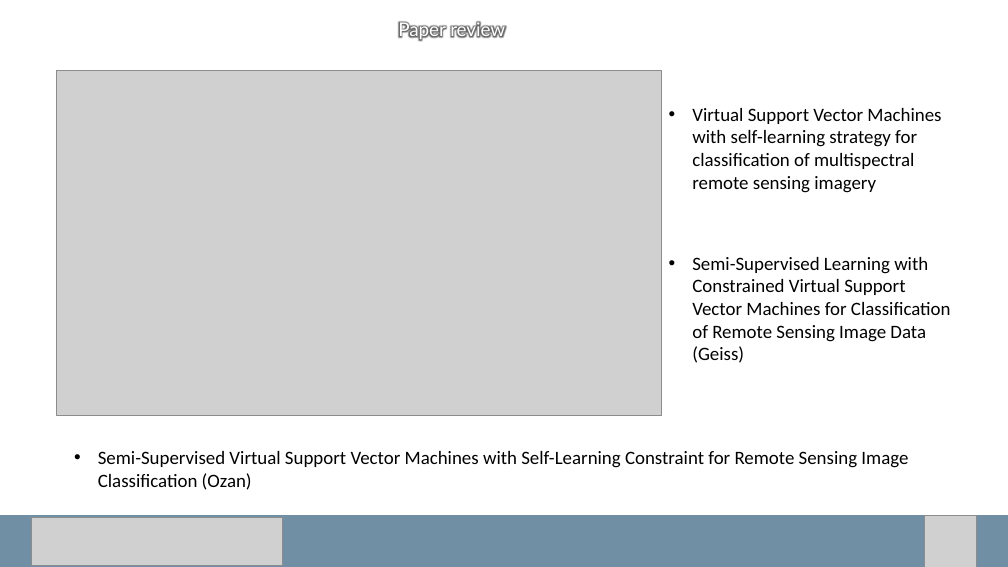
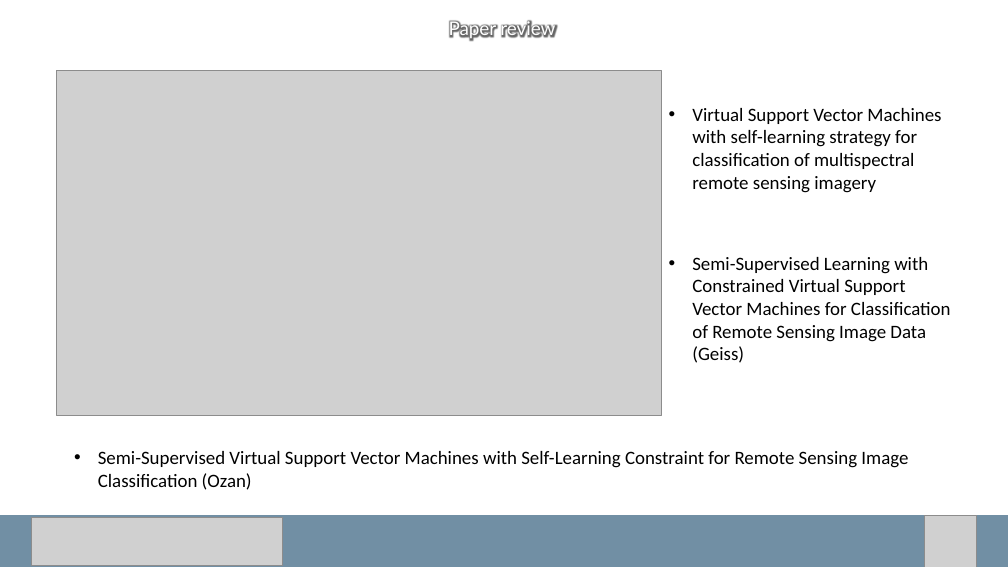
Before and after one commit to carls31/active-learning-virtual-SVM, a slide deck: slide 2 of presentation_CARLASSARA_10601118.pptx. Drawn at 1008x567 pixels with LibreOffice and Linux fonts; fonts in the diff are those of the drawing; grey boxes stand for pictures. Boxes give left, top, right and bottom in pixels: in the first picture for what was removed or moved away, otherwise in the second. Text is boxed around its words. In the diff, an @@ line names an element or a change of style, - is before the commit and + after.

```diff
--- a/presentation_CARLASSARA_10601118.pptx
+++ b/presentation_CARLASSARA_10601118.pptx
@@ text "Paper review": place and size @@
-text "Paper review" at box(398, 21, 505, 41)
+text "Paper review" at box(449, 20, 555, 40)
```
Also in this commit, not shown: 3 other slides changed, 1 slide added.
